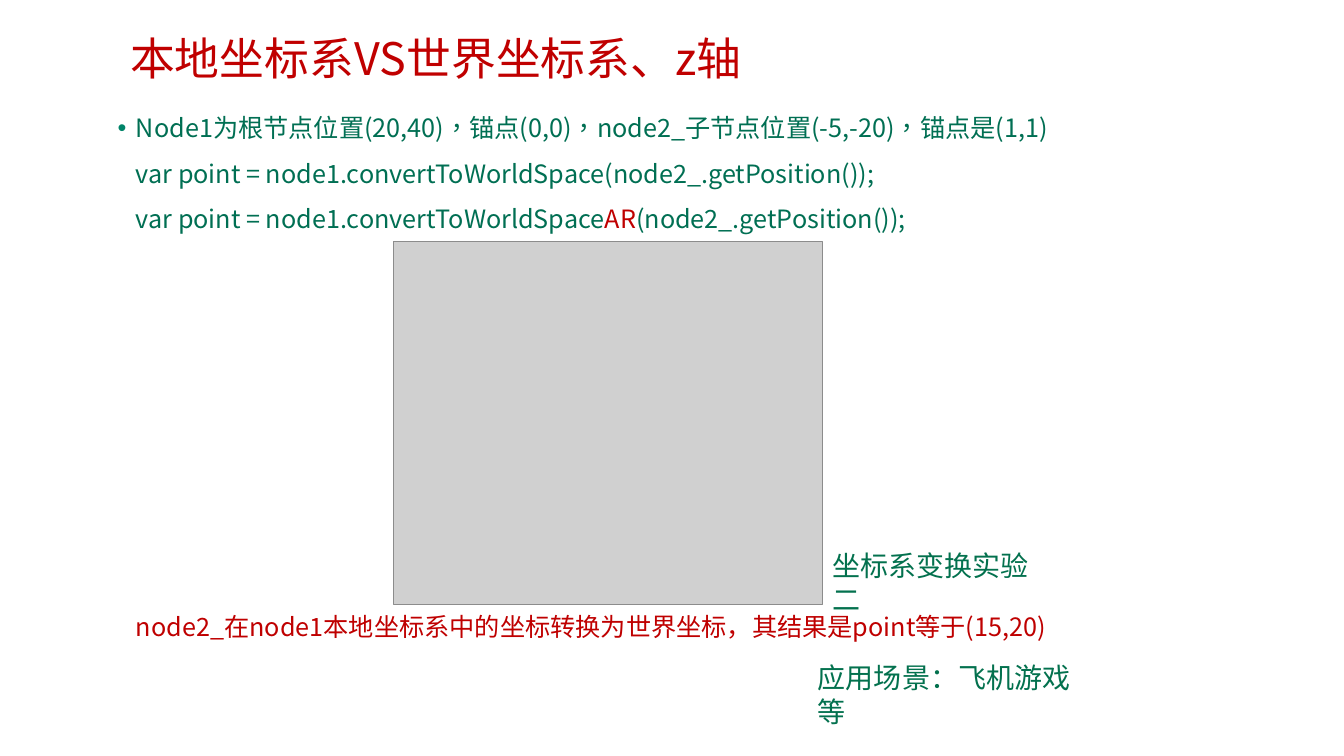
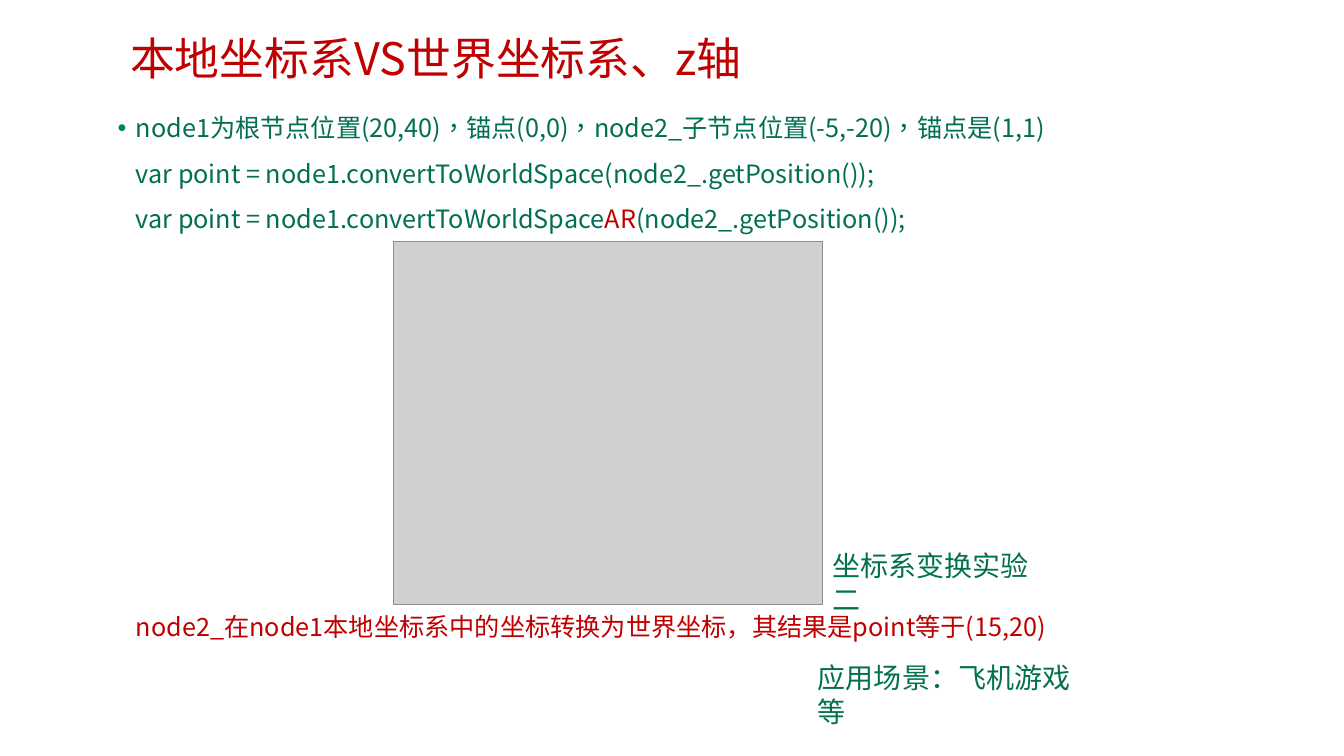
Before and after one commit to edu2act/course-H5-Animation-and-Game-Development, a slide deck: slide 24 of materials/slides/ch06.pptx. Drawn at 1344x756 pixels with LibreOffice and Linux fonts; fonts in the diff are those of the drawing; grey boxes stand for pictures; background and template pictures are left out. Boxes give left, top, right and bottom in pixels: in the first picture for what was removed or moved away, otherwise in the second. Text is boxed around its words. In the diff, an @@ line names an element or a change of style, - is before the commit and + after.

```diff
--- a/materials/slides/ch06.pptx
+++ b/materials/slides/ch06.pptx
@@ text at bbox=[136, 115, 1046, 642]: text changed @@
-• Node1为根节点位置(20,40)，锚点(0,0)，node2_子节点位置(-5,-20)，锚点是(1,1)
-  var point = node1.convertToWorldSpace(node2_.getPosition());
-  var point = node1.convertToWorldSpaceAR(node2_.getPosition());
-  node2_在node1本地坐标系中的坐标转换为世界坐标，其结果是point等于(15,20)
+• node1为根节点位置(20,40)，锚点(0,0)，node2_子节点位置(-5,-20)，锚点是(1,1)
+  var point = node1.convertToWorldSpace(node2_.getPosition());
+  var point = node1.convertToWorldSpaceAR(node2_.getPosition());
+  node2_在node1本地坐标系中的坐标转换为世界坐标，其结果是point等于(15,20)
```
Also in this commit, not shown: 3 other slides changed, 5 other files.
